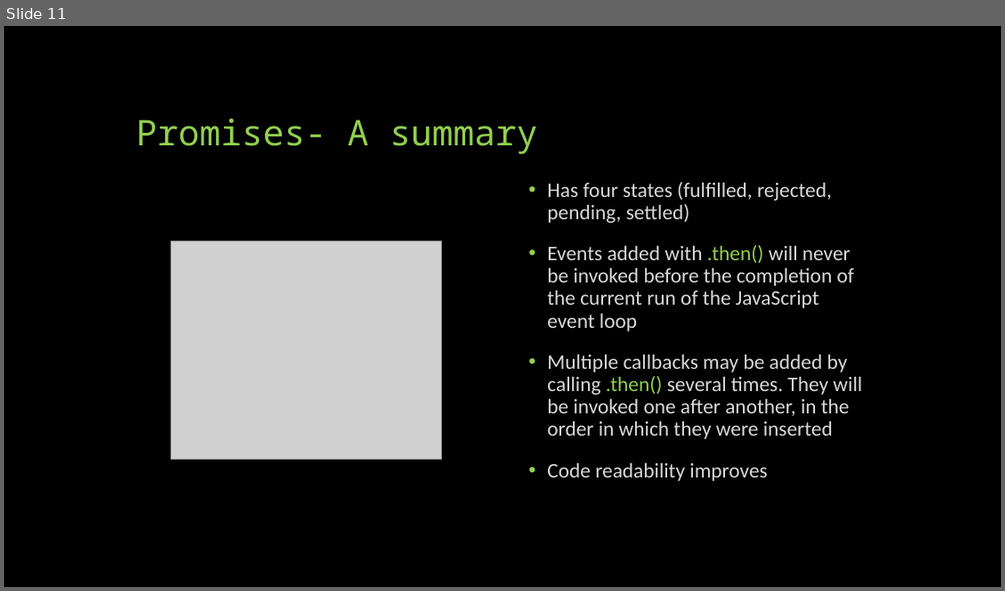
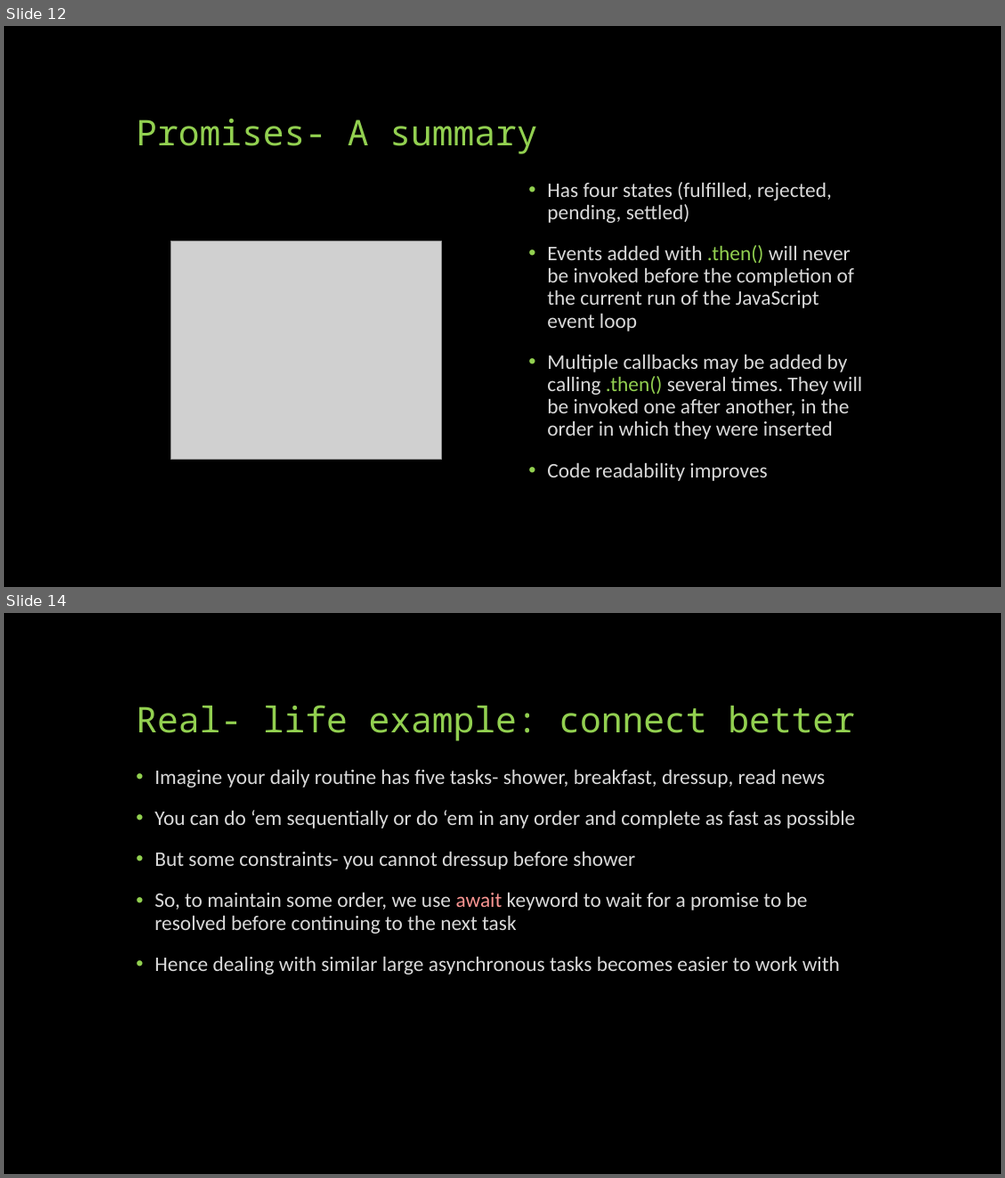
Before and after one commit to sneaky-potato/KOSS-Selection-Tasks, a slide deck: Async Await Promises and Callbacks in JavaScript.pptx. Shown one above the other, each under a label of ours: slide 11 before the commit, slides 12 and 14 after it; the slides between them are not shown. The pictures are 1005x591 and 1005x1178 pixels, drawn with LibreOffice and Linux fonts; fonts in the diff are those of the drawing; grey boxes stand for pictures. Boxes give left, top, right and bottom in pixels: in the first picture for what was removed or moved away, otherwise in the second. Text is boxed around its words. In the diff, an @@ line names an element or a change of style, - is before the commit and + after.

```diff
--- a/Async Await Promises and Callbacks in JavaScript.pptx
+++ b/Async Await Promises and Callbacks in JavaScript.pptx
@@ slide 14 added at [4, 613, 1001, 1174], background #000000 @@
@@ title added at [136, 705, 855, 741], 34 pt, text #92D050 @@
+Real- life example: connect better
@@ text added at [154, 769, 855, 974], 20 pt, text #D9D9D9 @@
+• Imagine your daily routine has five tasks- shower, breakfast, dressup, read news
+• You can do ‘em sequentially or do ‘em in any order and complete as fast as possible
+• But some constraints- you cannot dressup before shower
+• So, to maintain some order, we use await keyword to wait for a promise to be resolved before continuing to the next task
+• Hence dealing with similar large asynchronous tasks becomes easier to work with
@@ what was slide 11 is now slide 12 @@
```
Also in this commit, not shown: 3 slides changed, 4 other slides added, 1 slide removed.
